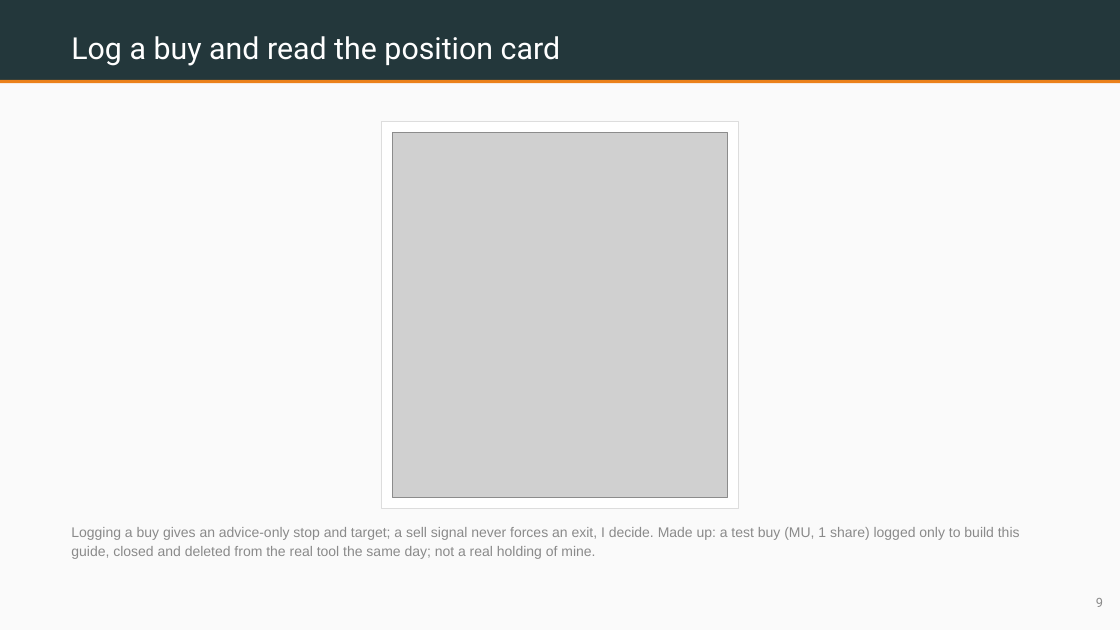
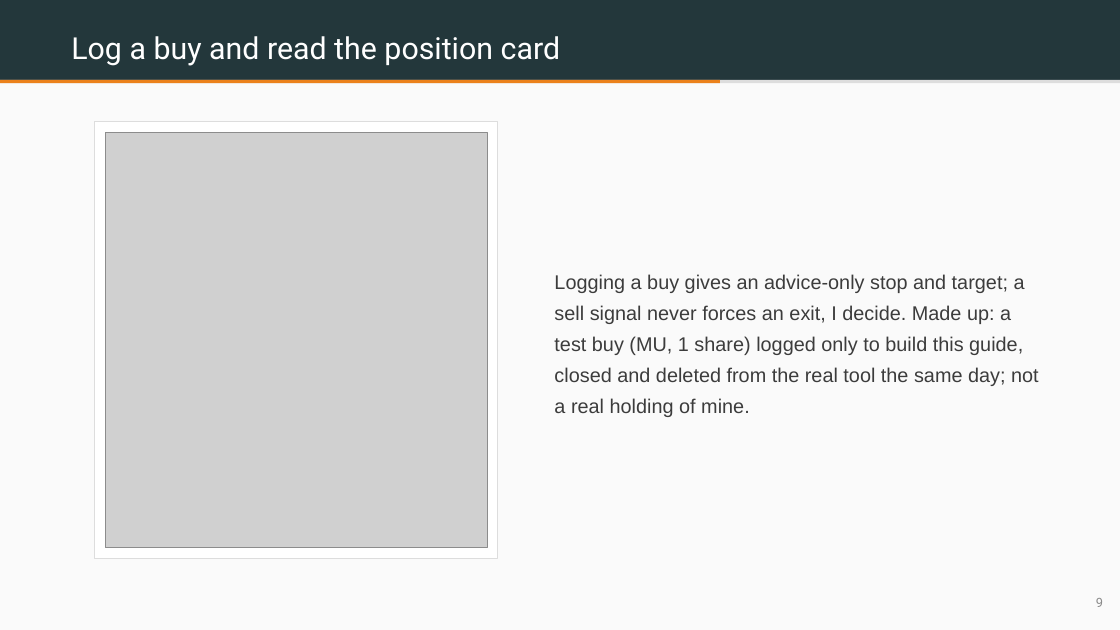
Before and after one commit to benjiesotelo-sudo/Telos_FIN1209, a slide deck: slide 9 of special-lecture/FIN1209-Special-Lecture-2-StockDesk-Student-Edition.pptx. Drawn at 1120x630 pixels with LibreOffice and Linux fonts; fonts in the diff are those of the drawing; grey boxes stand for pictures. Boxes give left, top, right and bottom in pixels: in the first picture for what was removed or moved away, otherwise in the second. Text is boxed around its words. In the diff, an @@ line names an element or a change of style, - is before the commit and + after.

```diff
--- a/special-lecture/FIN1209-Special-Lecture-2-StockDesk-Student-Edition.pptx
+++ b/special-lecture/FIN1209-Special-Lecture-2-StockDesk-Student-Edition.pptx
@@ rectangle at (0,80,1120,83): fill #EB811B to #DDDDDD @@
@@ rectangle added at (0,80,720,83), fill #EB811B @@
@@ rectangle: place and size @@
-rectangle at (381,122,739,508)
+rectangle at (94,122,497,559)
@@ picture: place and size @@
-picture at (392,133,728,497)
+picture at (105,133,486,548)
@@ text "Logging a buy gives an ...": place and size @@
-text "Logging a buy gives an ..." at (71,527,1020,559)
+text "Logging a buy gives an ..." at (554,274,1039,417)
@@ text "Logging a buy gives an ..." at (554,274,1039,417): size 12 to 17 pt, text colour #8A8A8A to #3C3C3C; line spacing 1.15 to 1.3; vertical alignment top to middle @@
```
Also in this commit, not shown: 11 other slides changed, 6 other files.
